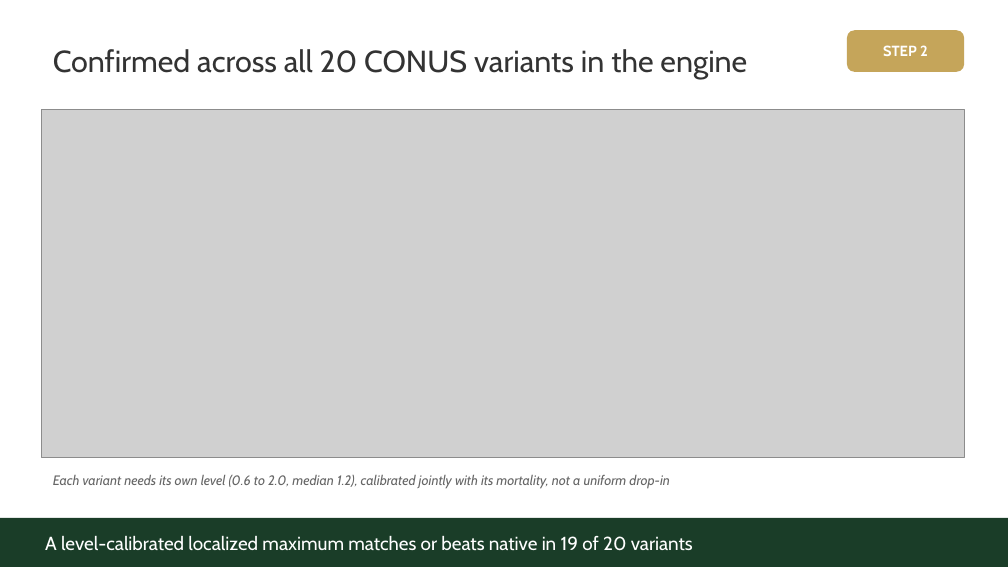
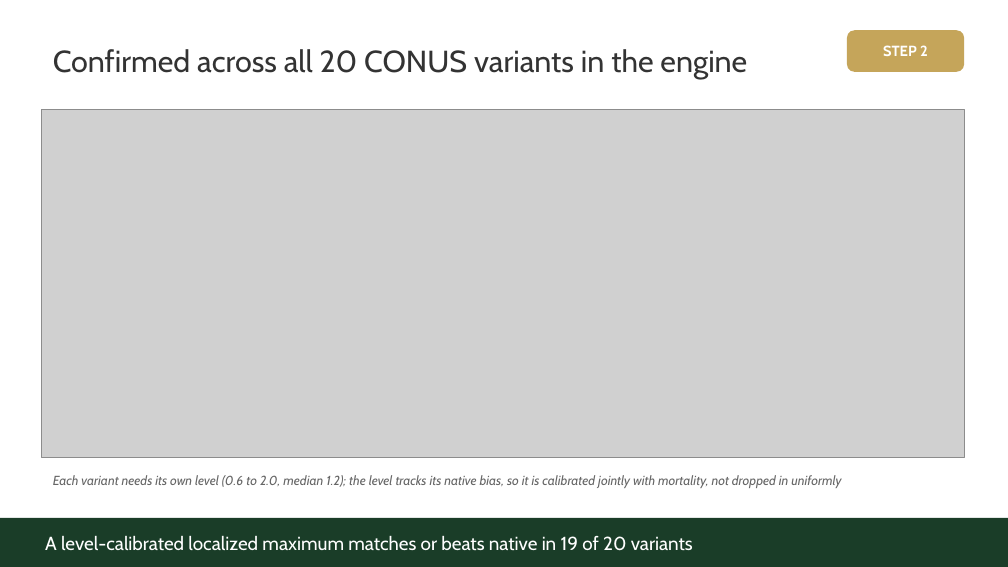
Before and after one commit to advanced-forestry-systems/fvs-modern, a slide deck: slide 7 of calibration/sdimax/FVS_team_UPDATE_3step_plan.pptx. Drawn at 1008x567 pixels with LibreOffice and Linux fonts; fonts in the diff are those of the drawing; grey boxes stand for pictures. Boxes give left, top, right and bottom in pixels: in the first picture for what was removed or moved away, otherwise in the second. Text is boxed around its words. In the diff, an @@ line names an element or a change of style, - is before the commit and + after.

Commit message:
Refine all-variant analysis: clean OR/WA samples, level-vs-bias model, UT diagnosis
Fixed hardcoded sample seed: OR/WA variants (BM/EC/PN/WC) had a pathological draw
inflating RMSE to ~98%; clean multi-sample values are ~47-50% and near-neutral. Conclusion
holds: calibrated <= native in 19/20, level 0.6-2.0 (median 1.2). Added level-vs-native-bias
model (r=-0.35: the level compensates for native mortality) and the Utah exception (weakest
self-thinning signal, drought-governed). Updated report, deck, doc, figures.

```diff
--- a/calibration/sdimax/FVS_team_UPDATE_3step_plan.pptx
+++ b/calibration/sdimax/FVS_team_UPDATE_3step_plan.pptx
@@ text at (53,475,841,488): text changed; size 13 to 12.5 pt @@
-Each variant needs its own level (0.6 to 2.0, median 1.2), calibrated jointly with its mortality, not a uniform drop-in
+Each variant needs its own level (0.6 to 2.0, median 1.2); the level tracks its native bias, so it is calibrated jointly with mortality, not dropped in uniformly
```
Also in this commit, not shown: 6 other files.
